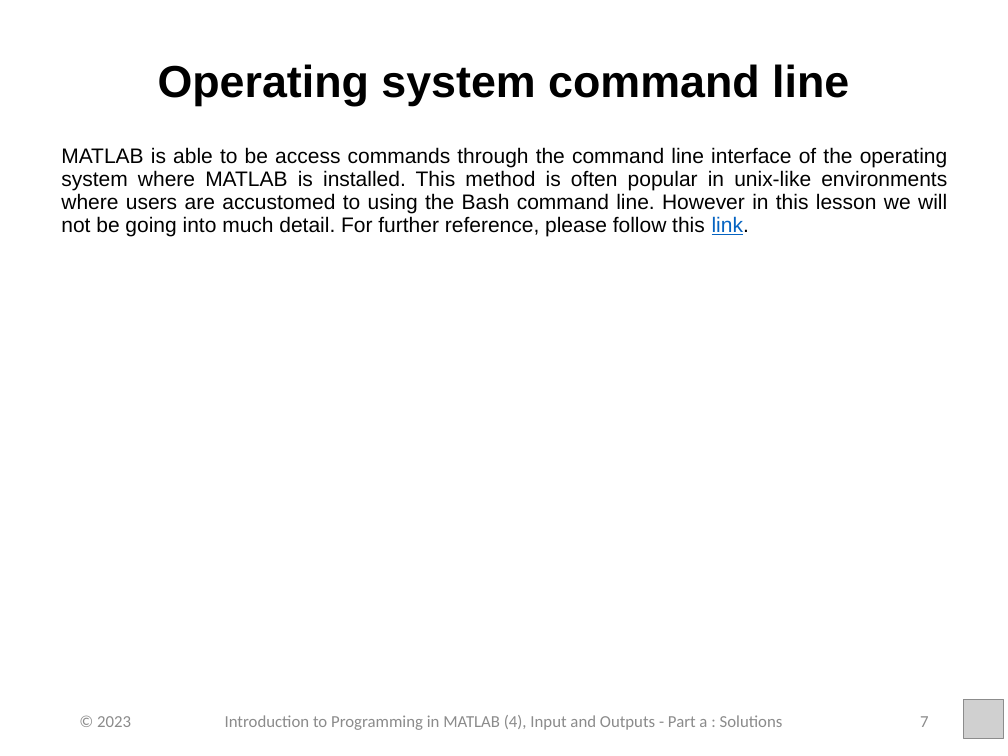
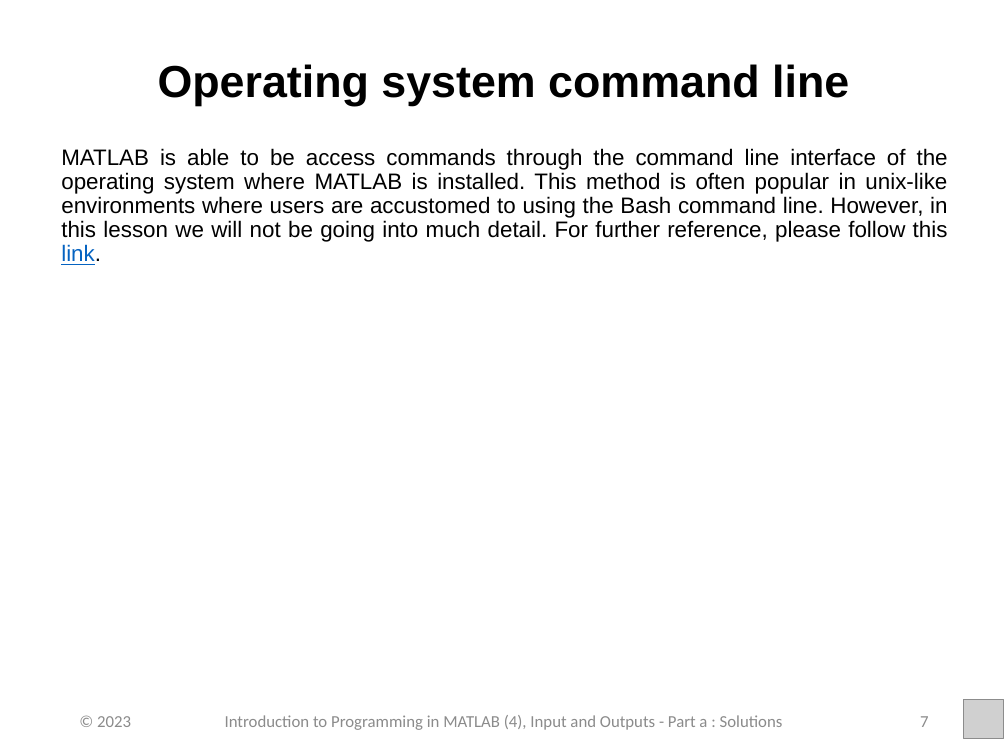
Before and after one commit to jedekoru/Introduction-to-Programming-in-MATLAB, a slide deck: slide 7 of Week 4 - Inputs and Outputs/PowerPoint Presentations/Week_4_Part_1_Inputs_and_Outputs.pptx. Drawn at 1008x756 pixels with LibreOffice and Linux fonts; fonts in the diff are those of the drawing; grey boxes stand for pictures. Boxes give left, top, right and bottom in pixels: in the first picture for what was removed or moved away, otherwise in the second. Text is boxed around its words. In the diff, an @@ line names an element or a change of style, - is before the commit and + after.

```diff
--- a/Week 4 - Inputs and Outputs/PowerPoint Presentations/Week_4_Part_1_Inputs_and_Outputs.pptx
+++ b/Week 4 - Inputs and Outputs/PowerPoint Presentations/Week_4_Part_1_Inputs_and_Outputs.pptx
@@ text at (x1=61, y1=148, x2=948, y2=265): text changed; size 15 to 16 pt @@
-MATLAB is able to be access commands through the command line interface of the operating system where MATLAB is installed. This method is often popular in unix-like environments where users are accustomed to using the Bash command line. However in this lesson we will not be going into much detail. For further reference, please follow this link.
+MATLAB is able to be access commands through the command line interface of the operating system where MATLAB is installed. This method is often popular in unix-like environments where users are accustomed to using the Bash command line. However, in this lesson we will not be going into much detail. For further reference, please follow this link.
```
Also in this commit, not shown: 14 other slides changed, 1 slide added, 42 other files.
